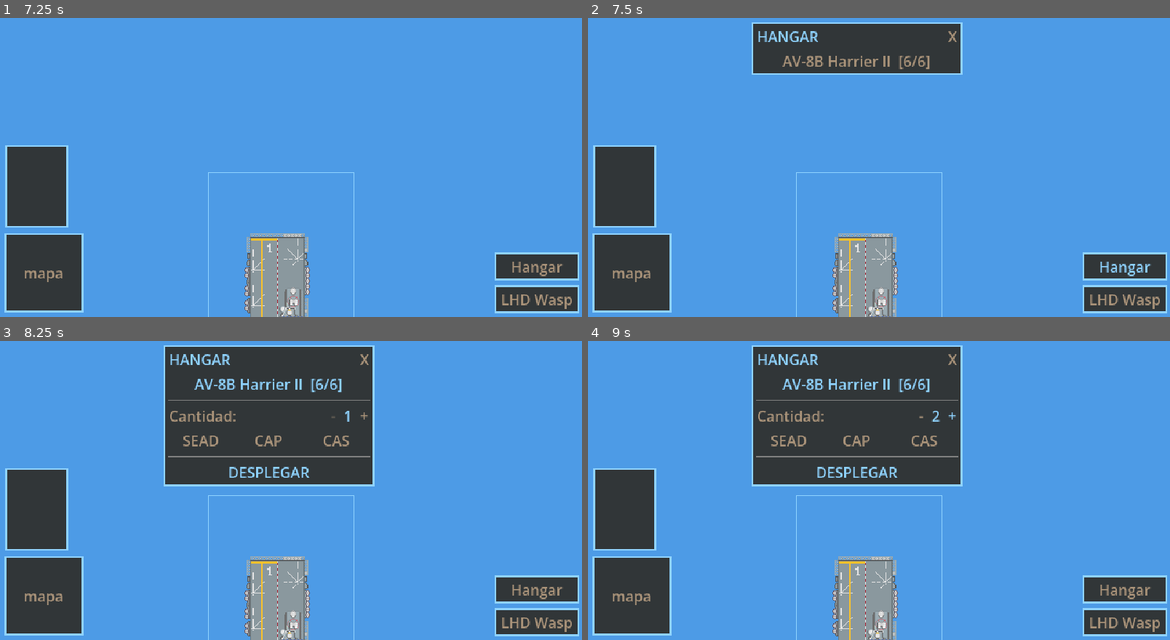
Above: before the commit, frames 1-4 (two rows, left to right).
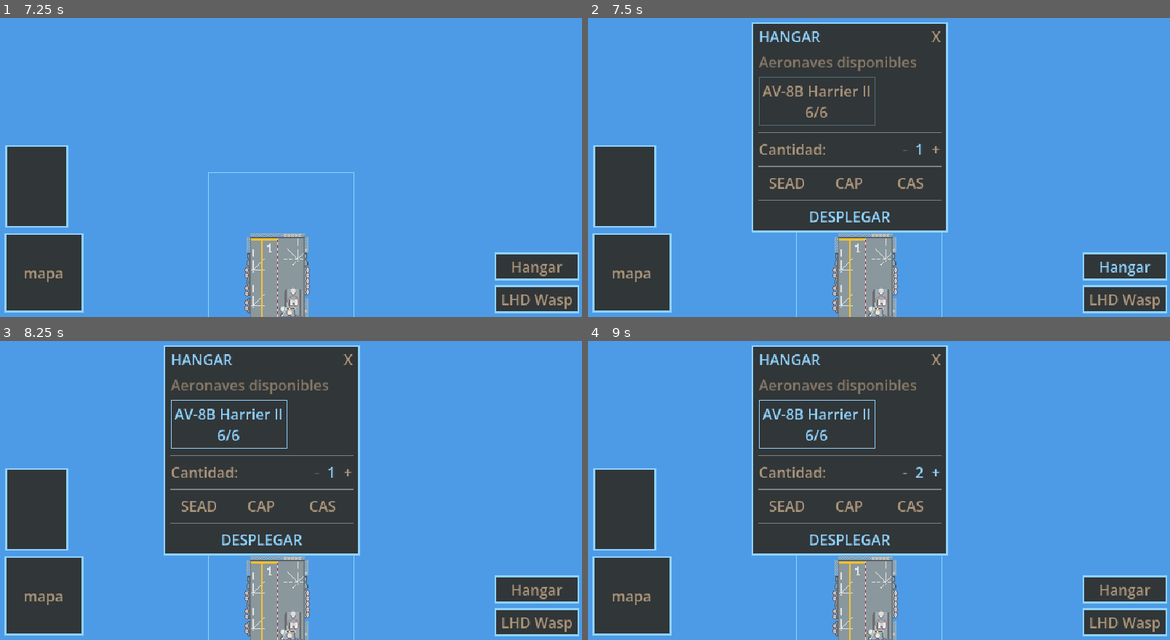
Above: after the commit, the same moments.

Repository: AbdielP/war-project
Game: Godot game, scene res://main.tscn
The game is run twice, just before and just after one commit, with the same random seed, the same clock (stepped at 60 frames per second) and the same inputs.
Inputs (mouse positions are in pixels of both pictures, inside the frame that each line leads up to):
- Up to frame 1 (7.25 s): tap Enter at 0.5, 2, 3.5 s; move the mouse to (261, 212) at 0.52 s; click (261, 212) at 0.67 s; tap Space at 1.25, 2.75, 4.25 s; drag from (465, 194) to (261, 212) at 1.27 s; move the mouse to (116, 89) at 2.02 s; click (116, 89) at 2.17 s; drag from (320, 143) to (116, 89) at 2.77 s; move the mouse to (203, 53) at 3.52 s; click (203, 53) at 3.67 s; drag from (419, 125) to (279, 170) at 4.27 s; move the mouse to (174, 158) at 5.02 s; click (174, 158) at 5.17 s; drag from (349, 65) to (174, 158) at 5.77 s; move the mouse to (261, 212) at 6.52 s; click (261, 212) at 6.67 s
- Up to frame 2 (7.5 s): click "Hangar" at 7.25 s
- Up to frame 3 (8.25 s): click "AV-8B Harrier II [6/6]" (after the commit: "AV-8B Harrier II 6/6") at 8 s
- Up to frame 4 (9 s): click "+" at 8.75 s

Frame 1 is identical in both runs. In frame 2, 19% of the frame differs, in the area x 28-65%, y 1-72%; in frame 3, 12%; in frame 4, 12%.

Commit message:
hangar base

Diff:
--- a/ui/hud/hangar_window/hangar_window.gd
+++ b/ui/hud/hangar_window/hangar_window.gd
@@ -1,28 +1,28 @@
 extends PanelContainer
 
-const _COLOR_TEXT    := Color(0.6705882, 0.5803922, 0.4784314)
-const _COLOR_ACCENT  := Color(0.56078434, 0.827451, 1.0)
-const _COLOR_MUTED   := Color(0.6705882, 0.5803922, 0.4784314, 0.4)
-const _MISSIONS      := ["SEAD", "CAP", "CAS"]
+const _COLOR_TEXT   := Color(0.6705882, 0.5803922, 0.4784314)
+const _COLOR_ACCENT := Color(0.56078434, 0.827451, 1.0)
+const _COLOR_MUTED  := Color(0.6705882, 0.5803922, 0.4784314, 0.4)
+const _COLOR_BG     := Color(0.19215686, 0.21176471, 0.21960784)
+const _MISSIONS     := ["SEAD", "CAP", "CAS"]
 
-var _dragging        := false
-var _drag_offset     := Vector2.ZERO
-var _ship            : Node2D = null
-var _selected_entry  : Dictionary = {}
-var _selected_unit_btn : Button = null
-var _quantity        := 1
-var _selected_mission := ""
-var _mission_buttons : Array[Button] = []
+var _dragging          := false
+var _drag_offset       := Vector2.ZERO
+var _ship              : Node2D   = null
+var _selected_entry    : Dictionary = {}
+var _selected_unit_btn : Button   = null
+var _quantity          := 1
+var _selected_mission  := ""
+var _mission_buttons   : Array[Button] = []
 
-@onready var _title_bar      : HBoxContainer = $VBoxContainer/TitleBar
-@onready var _close_btn      : Button        = $VBoxContainer/TitleBar/CloseButton
-@onready var _unit_list      : VBoxContainer = $VBoxContainer/UnitList
-@onready var _selection_area : VBoxContainer = $VBoxContainer/SelectionArea
-@onready var _minus_btn      : Button        = $VBoxContainer/SelectionArea/QuantityRow/MinusBtn
-@onready var _count_lbl      : Label         = $VBoxContainer/SelectionArea/QuantityRow/CountLabel
-@onready var _plus_btn       : Button        = $VBoxContainer/SelectionArea/QuantityRow/PlusBtn
-@onready var _mission_row    : HBoxContainer = $VBoxContainer/SelectionArea/MissionRow
-@onready var _deploy_btn     : Button        = $VBoxContainer/SelectionArea/DeployBtn
+@onready var _title_bar   : HBoxContainer = $VBoxContainer/TitleBar
+@onready var _close_btn   : Button        = $VBoxContainer/TitleBar/CloseButton
+@onready var _unit_list   : HBoxContainer = $VBoxContainer/UnitList
+@onready var _minus_btn   : Button        = $VBoxContainer/QuantityRow/MinusBtn
+@onready var _count_lbl   : Label         = $VBoxContainer/QuantityRow/CountLabel
+@onready var _plus_btn    : Button        = $VBoxContainer/QuantityRow/PlusBtn
+@onready var _mission_row : HBoxContainer = $VBoxContainer/MissionRow
+@onready var _deploy_btn  : Button        = $VBoxContainer/DeployBtn
 
 
 func _ready() -> void:
@@ -31,16 +31,24 @@
 	_minus_btn.pressed.connect(_on_minus)
 	_plus_btn.pressed.connect(_on_plus)
 	_deploy_btn.pressed.connect(_on_deploy)
-	_style_btn(_close_btn)
-	_style_btn(_minus_btn)
-	_style_btn(_plus_btn)
-	_style_deploy_btn()
+	_style_flat(_close_btn)
+	_style_flat(_minus_btn)
+	_style_flat(_plus_btn)
+	_style_flat(_deploy_btn)
+	_deploy_btn.add_theme_color_override("font_color", _COLOR_ACCENT)
 	_build_mission_buttons()
 
 
 func open(ship: Node2D) -> void:
 	_ship = ship
-	_reset_selection()
+	_selected_entry    = {}
+	_selected_unit_btn = null
+	_quantity          = 1
+	_selected_mission  = ""
+	_count_lbl.text    = "1"
+	_minus_btn.disabled = true
+	_plus_btn.disabled  = false
+	_update_mission_display()
 	_refresh_unit_list()
 	show()
 	move_to_front()
@@ -50,7 +58,7 @@
 	hide()
 
 
-# ── unidades ────────────────────────────────────────────────────────────────
+# ── unidades ─────────────────────────────────────────────────────────────────
 
 func _refresh_unit_list() -> void:
 	for child in _unit_list.get_children():
@@ -63,25 +71,21 @@
 func _make_unit_btn(entry: Dictionary) -> Button:
 	var available: int = entry["total"] - entry["deployed"]
 	var btn := Button.new()
-	btn.size_flags_horizontal = Control.SIZE_EXPAND_FILL
-	btn.text = "%s  [%d/%d]" % [entry["display_name"], available, entry["total"]]
+	btn.text = "%s\n%d/%d" % [entry["display_name"], available, entry["total"]]
 	btn.disabled = available <= 0
-	_style_btn(btn)
+	_style_unit_btn(btn, false)
 	btn.pressed.connect(_on_unit_selected.bind(entry, btn))
 	return btn
 
 
 func _on_unit_selected(entry: Dictionary, btn: Button) -> void:
 	if _selected_unit_btn:
-		_selected_unit_btn.add_theme_color_override("font_color", _COLOR_TEXT)
+		_style_unit_btn(_selected_unit_btn, false)
 	_selected_unit_btn = btn
-	btn.add_theme_color_override("font_color", _COLOR_ACCENT)
+	_style_unit_btn(btn, true)
 	_selected_entry = entry
 	_quantity = 1
-	_selected_mission = ""
 	_update_quantity()
-	_update_mission_display()
-	_selection_area.visible = true
 
 
 # ── cantidad ─────────────────────────────────────────────────────────────────
@@ -92,7 +96,7 @@
 
 
 func _on_plus() -> void:
-	var avail: int = _selected_entry["total"] - _selected_entry["deployed"]
+	var avail: int = _selected_entry.get("total", 1) - _selected_entry.get("deployed", 0)
 	_quantity = min(avail, _quantity + 1)
 	_update_quantity()
 
@@ -101,7 +105,7 @@
 	_count_lbl.text = str(_quantity)
 	var avail: int = _selected_entry.get("total", 0) - _selected_entry.get("deployed", 0)
 	_minus_btn.disabled = _quantity <= 1
-	_plus_btn.disabled = _quantity >= avail
+	_plus_btn.disabled  = _quantity >= avail or avail <= 0
 
 
 # ── misión ───────────────────────────────────────────────────────────────────
@@ -111,7 +115,7 @@
 		var btn := Button.new()
 		btn.text = mission
 		btn.size_flags_horizontal = Control.SIZE_EXPAND_FILL
-		_style_btn(btn)
+		_style_flat(btn)
 		btn.pressed.connect(_on_mission_pressed.bind(mission))
 		_mission_row.add_child(btn)
 		_mission_buttons.append(btn)
@@ -124,8 +128,8 @@
 
 func _update_mission_display() -> void:
 	for btn in _mission_buttons:
-		var color := _COLOR_ACCENT if btn.text == _selected_mission else _COLOR_TEXT
-		btn.add_theme_color_override("font_color", color)
+		var c := _COLOR_ACCENT if btn.text == _selected_mission else _COLOR_TEXT
+		btn.add_theme_color_override("font_color", c)
 
 
 # ── despliegue ───────────────────────────────────────────────────────────────
@@ -139,16 +143,11 @@
 		var instance: Node2D = _selected_entry["scene"].instantiate()
 		get_tree().current_scene.add_child(instance)
 		instance.global_position = _ship.global_position
-	_reset_selection()
+	_selected_entry    = {}
+	_selected_unit_btn = null
+	_quantity          = 1
+	_update_quantity()
 	_refresh_unit_list()
-
-
-func _reset_selection() -> void:
-	_selected_entry = {}
-	_selected_unit_btn = null
-	_quantity = 1
-	_selected_mission = ""
-	_selection_area.visible = false
 
 
 # ── drag ─────────────────────────────────────────────────────────────────────
@@ -164,18 +163,31 @@
 
 # ── estilos ──────────────────────────────────────────────────────────────────
 
-func _style_btn(btn: Button) -> void:
+func _style_unit_btn(btn: Button, selected: bool) -> void:
+	for state in ["normal", "hover", "pressed", "focus"]:
+		var box := StyleBoxFlat.new()
+		box.bg_color = _COLOR_BG
+		box.set_border_width_all(1)
+		box.border_color = Color(_COLOR_ACCENT, 1.0 if (selected or state in ["hover","pressed"]) else 0.35)
+		box.set_content_margin_all(4)
+		btn.add_theme_stylebox_override(state, box)
+	var dis := StyleBoxFlat.new()
+	dis.bg_color = Color(_COLOR_BG, 0.5)
+	dis.set_border_width_all(1)
+	dis.border_color = Color(_COLOR_ACCENT, 0.15)
+	dis.set_content_margin_all(4)
+	btn.add_theme_stylebox_override("disabled", dis)
+	btn.add_theme_color_override("font_color", _COLOR_ACCENT if selected else _COLOR_TEXT)
+	btn.add_theme_color_override("font_hover_color", _COLOR_ACCENT)
+	btn.add_theme_color_override("font_pressed_color", _COLOR_ACCENT)
+	btn.add_theme_color_override("font_disabled_color", _COLOR_MUTED)
+
+
+func _style_flat(btn: Button) -> void:
 	var empty := StyleBoxEmpty.new()
 	for state in ["normal", "hover", "pressed", "focus", "disabled"]:
 		btn.add_theme_stylebox_override(state, empty)
 	btn.add_theme_color_override("font_color", _COLOR_TEXT)
 	btn.add_theme_color_override("font_hover_color", _COLOR_ACCENT)
 	btn.add_theme_color_override("font_pressed_color", _COLOR_ACCENT)
-	btn.add_theme_color_override("font_focus_color", _COLOR_TEXT)
 	btn.add_theme_color_override("font_disabled_color", _COLOR_MUTED)
-
-
-func _style_deploy_btn() -> void:
-	_style_btn(_deploy_btn)
-	_deploy_btn.add_theme_color_override("font_color", _COLOR_ACCENT)
-	_deploy_btn.add_theme_color_override("font_hover_color", _COLOR_TEXT)
--- a/ui/hud/hangar_window/hangar_window.tscn
+++ b/ui/hud/hangar_window/hangar_window.tscn
@@ -9,10 +9,10 @@
 border_width_right = 2
 border_width_bottom = 2
 border_color = Color(0.56078434, 0.827451, 1, 1)
-content_margin_left = 6.0
+content_margin_left = 8.0
 content_margin_top = 4.0
-content_margin_right = 6.0
-content_margin_bottom = 4.0
+content_margin_right = 8.0
+content_margin_bottom = 6.0
 
 [sub_resource type="StyleBoxFlat" id="StyleBoxFlat_2"]
 bg_color = Color(0.14901961, 0.16470588, 0.17254902, 1)
@@ -35,8 +35,8 @@
 
 [node name="VBoxContainer" type="VBoxContainer" parent="."]
 layout_mode = 2
-custom_minimum_size = Vector2(220, 0)
-theme_override_constants/separation = 4
+custom_minimum_size = Vector2(200, 0)
+theme_override_constants/separation = 5
 
 [node name="TitleBar" type="HBoxContainer" parent="VBoxContainer"]
 layout_mode = 2
@@ -53,53 +53,57 @@
 layout_mode = 2
 text = "X"
 
-[node name="UnitList" type="VBoxContainer" parent="VBoxContainer"]
+[node name="SectionLabel" type="Label" parent="VBoxContainer"]
 layout_mode = 2
-theme_override_constants/separation = 3
+text = "Aeronaves disponibles"
+theme_override_colors/font_color = Color(0.6705882, 0.5803922, 0.4784314, 0.7)
 
-[node name="SelectionArea" type="VBoxContainer" parent="VBoxContainer"]
-visible = false
+[node name="UnitList" type="HBoxContainer" parent="VBoxContainer"]
 layout_mode = 2
 theme_override_constants/separation = 4
 
-[node name="HSeparator" type="HSeparator" parent="VBoxContainer/SelectionArea"]
+[node name="Sep1" type="HSeparator" parent="VBoxContainer"]
 layout_mode = 2
-theme_override_colors/separator_color = Color(0.56078434, 0.827451, 1, 0.4)
+theme_override_colors/separator_color = Color(0.56078434, 0.827451, 1, 0.35)
 
-[node name="QuantityRow" type="HBoxContainer" parent="VBoxContainer/SelectionArea"]
+[node name="QuantityRow" type="HBoxContainer" parent="VBoxContainer"]
 layout_mode = 2
 theme_override_constants/separation = 4
 
-[node name="QuantityLabel" type="Label" parent="VBoxContainer/SelectionArea/QuantityRow"]
+[node name="QuantityLabel" type="Label" parent="VBoxContainer/QuantityRow"]
 layout_mode = 2
 size_flags_horizontal = 3
 text = "Cantidad:"
 theme_override_colors/font_color = Color(0.6705882, 0.5803922, 0.4784314, 1)
 
-[node name="MinusBtn" type="Button" parent="VBoxContainer/SelectionArea/QuantityRow"]
+[node name="MinusBtn" type="Button" parent="VBoxContainer/QuantityRow"]
 layout_mode = 2
 text = "-"
 
-[node name="CountLabel" type="Label" parent="VBoxContainer/SelectionArea/QuantityRow"]
+[node name="CountLabel" type="Label" parent="VBoxContainer/QuantityRow"]
 layout_mode = 2
 custom_minimum_size = Vector2(18, 0)
 horizontal_alignment = 1
 text = "1"
 theme_override_colors/font_color = Color(0.56078434, 0.827451, 1, 1)
 
-[node name="PlusBtn" type="Button" parent="VBoxContainer/SelectionArea/QuantityRow"]
+[node name="PlusBtn" type="Button" parent="VBoxContainer/QuantityRow"]
 layout_mode = 2
 text = "+"
 
-[node name="MissionRow" type="HBoxContainer" parent="VBoxContainer/SelectionArea"]
+[node name="Sep2" type="HSeparator" parent="VBoxContainer"]
+layout_mode = 2
+theme_override_colors/separator_color = Color(0.56078434, 0.827451, 1, 0.35)
+
+[node name="MissionRow" type="HBoxContainer" parent="VBoxContainer"]
 layout_mode = 2
 theme_override_constants/separation = 3
 
-[node name="HSeparator2" type="HSeparator" parent="VBoxContainer/SelectionArea"]
+[node name="Sep3" type="HSeparator" parent="VBoxContainer"]
 layout_mode = 2
-theme_override_colors/separator_color = Color(0.56078434, 0.827451, 1, 0.4)
+theme_override_colors/separator_color = Color(0.56078434, 0.827451, 1, 0.35)
 
-[node name="DeployBtn" type="Button" parent="VBoxContainer/SelectionArea"]
+[node name="DeployBtn" type="Button" parent="VBoxContainer"]
 layout_mode = 2
 size_flags_horizontal = 3
 text = "DESPLEGAR"
